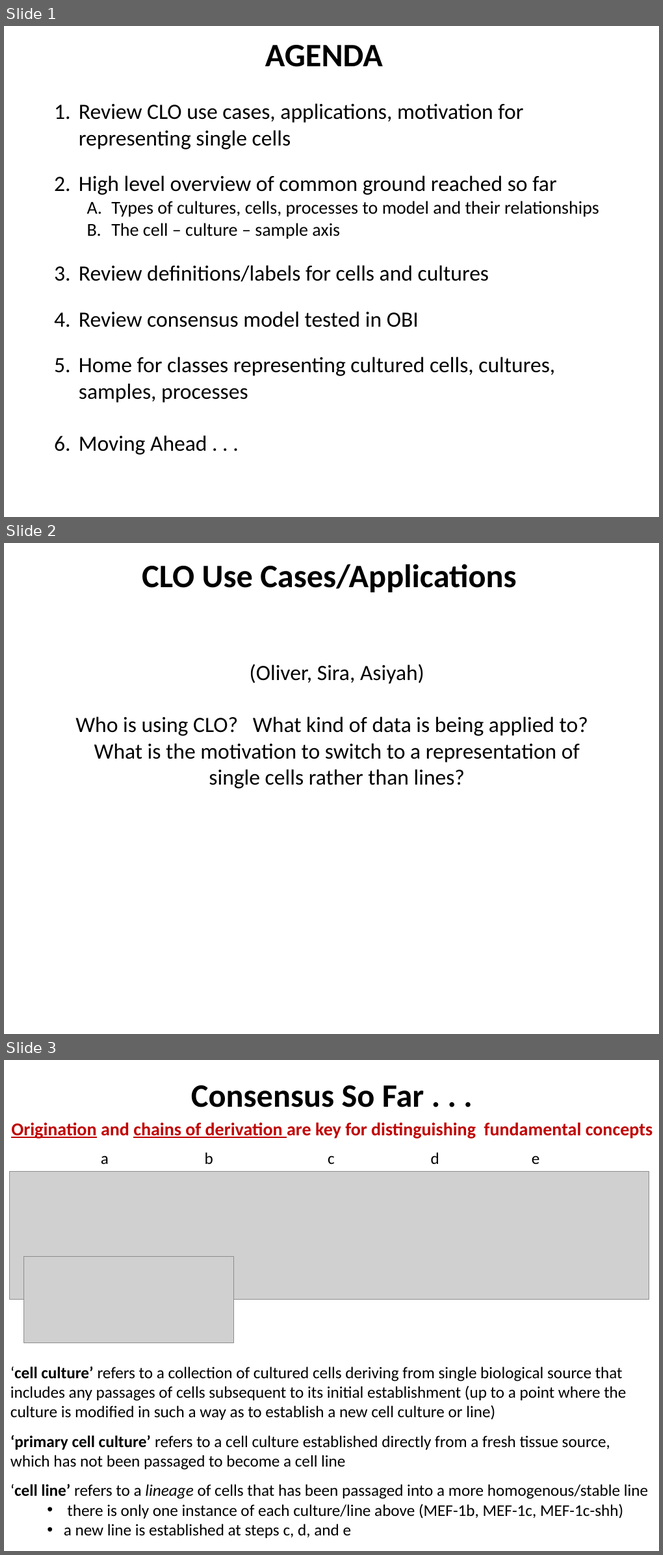
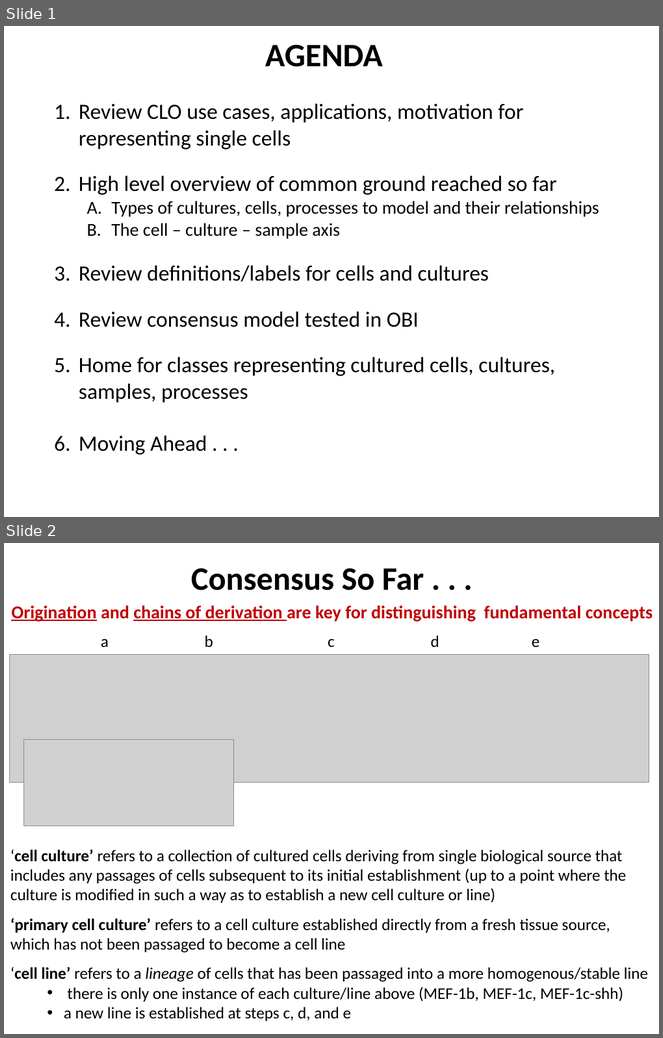
Before and after one commit to obi-ontology/obi-legacy-svn, a slide deck: trunk/docs/presentations/OBI-CLO-CL March 2013 Alignment/3-21-13_CLO-OBI_cell_culture_alignment.pptx. Shown one above the other, each under a label of ours: slides 1, 2 and 3 before the commit, slides 1 and 2 after it. The pictures are 663x1555 and 663x1038 pixels, drawn with LibreOffice and Linux fonts; fonts in the diff are those of the drawing; grey boxes stand for pictures. Boxes give left, top, right and bottom in pixels: in the first picture for what was removed or moved away, otherwise in the second. Text is boxed around its words. In the diff, an @@ line names an element or a change of style, - is before the commit and + after.

```diff
--- a/trunk/docs/presentations/OBI-CLO-CL March 2013 Alignment/3-21-13_CLO-OBI_cell_culture_alignment.pptx
+++ b/trunk/docs/presentations/OBI-CLO-CL March 2013 Alignment/3-21-13_CLO-OBI_cell_culture_alignment.pptx
@@ slide 2 removed at [4,543,659,1034], background #FFFFFF @@
@@ text removed at [142,564,516,592] @@
-CLO Use Cases/Applications
@@ text removed at [76,664,588,789] @@
-(Oliver, Sira, Asiyah)
-Who is using CLO? What kind of data is being applied to?
-What is the motivation to switch to a representation of single cells rather than lines?
@@ what was slide 3 is now slide 2 @@
```
Also in this commit, not shown: 1 other slide removed.
